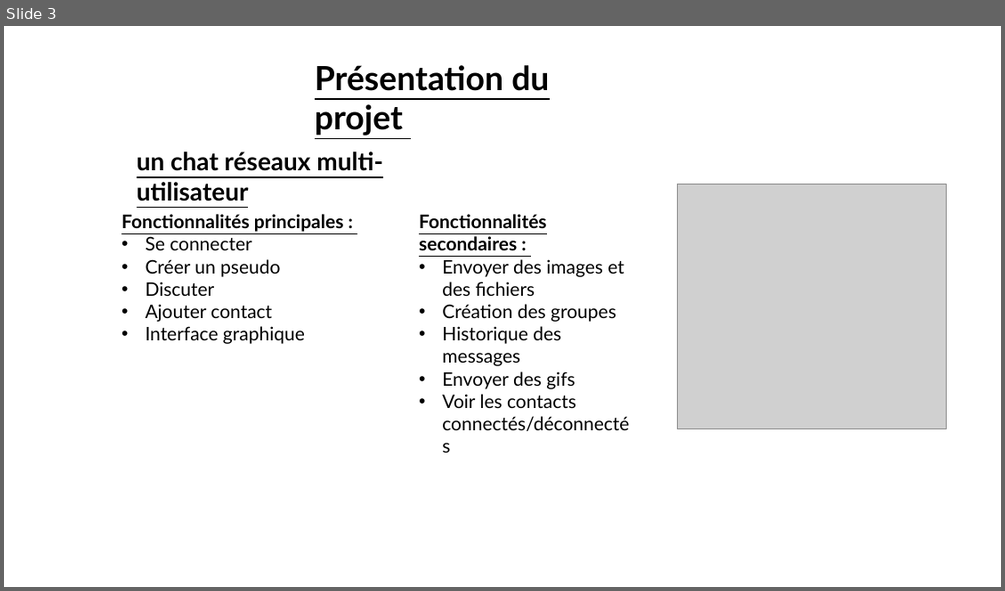
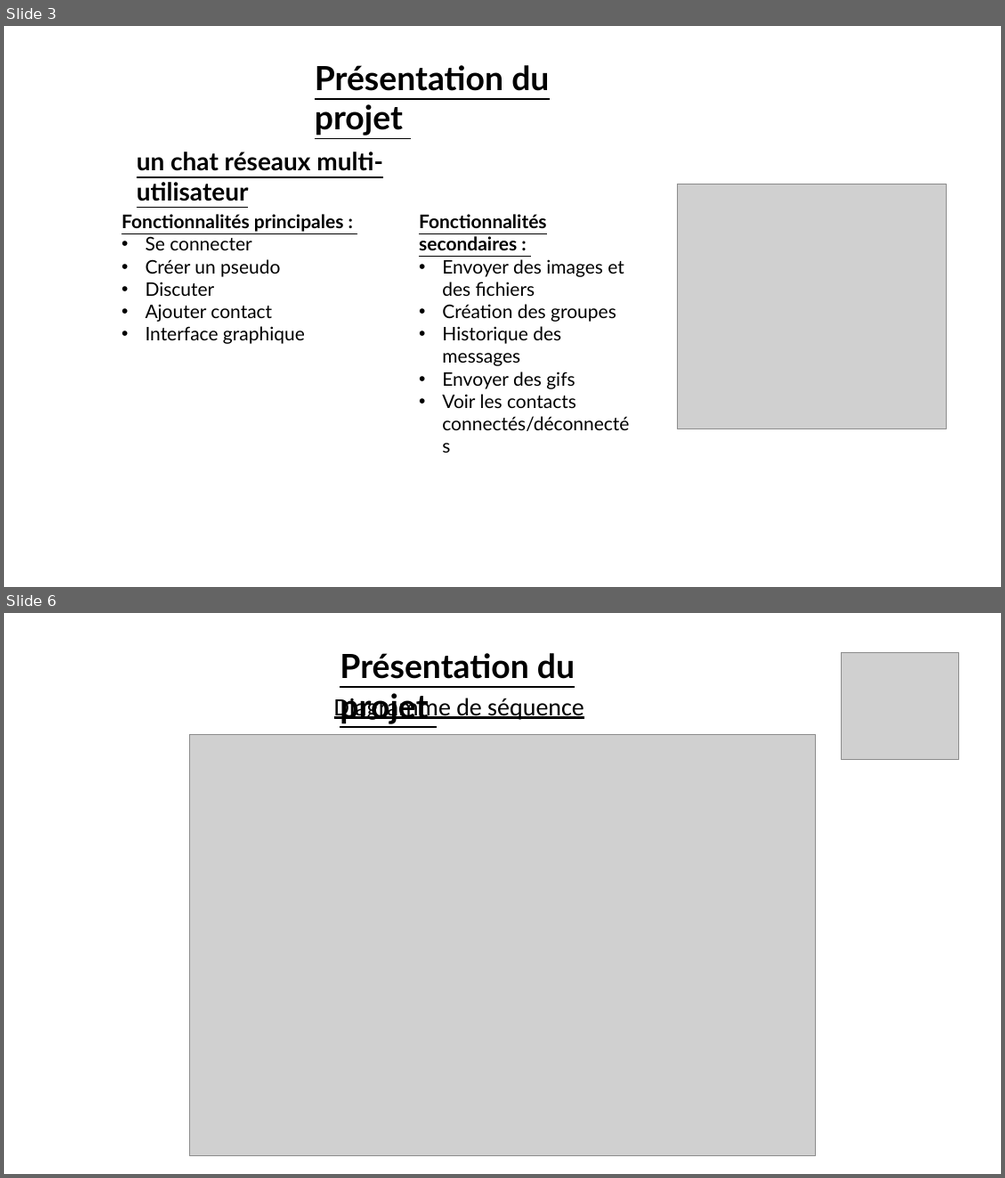
Before and after one commit to vento11b/mini-projet2, a slide deck: Présentation/TOKI.pptx. Shown one above the other, each under a label of ours: slide 3 before the commit, slides 3 and 6 after it; the slides between them are not shown. The pictures are 1005x591 and 1005x1178 pixels, drawn with LibreOffice and Linux fonts; fonts in the diff are those of the drawing; grey boxes stand for pictures. Boxes give left, top, right and bottom in pixels: in the first picture for what was removed or moved away, otherwise in the second. Text is boxed around its words. In the diff, an @@ line names an element or a change of style, - is before the commit and + after.

```diff
--- a/Présentation/TOKI.pptx
+++ b/Présentation/TOKI.pptx
@@ slide 6 added at (x1=4, y1=613, x2=1001, y2=1174), background #FFFFFF @@
@@ text added at (x1=340, y1=653, x2=574, y2=724), 32 pt, text #000000, bold, underline @@
+Présentation du projet
@@ picture added at (x1=841, y1=653, x2=958, y2=760) @@
@@ text added at (x1=334, y1=694, x2=584, y2=721), 24 pt, text #000000, underline @@
+Diagramme de séquence
@@ picture added at (x1=189, y1=735, x2=816, y2=1156) @@
```
Also in this commit, not shown: 2 slides changed, 3 other slides added, 2 other files.
